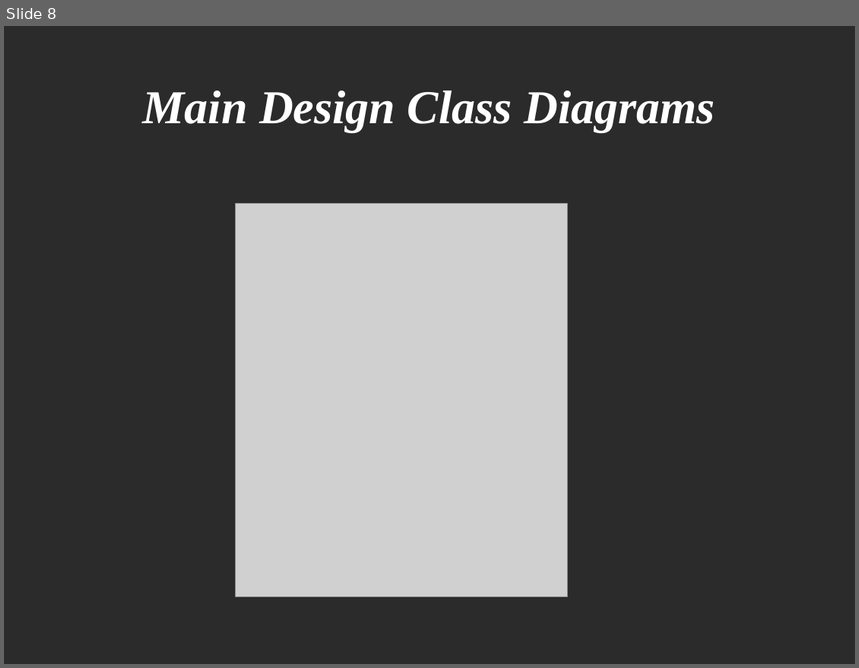
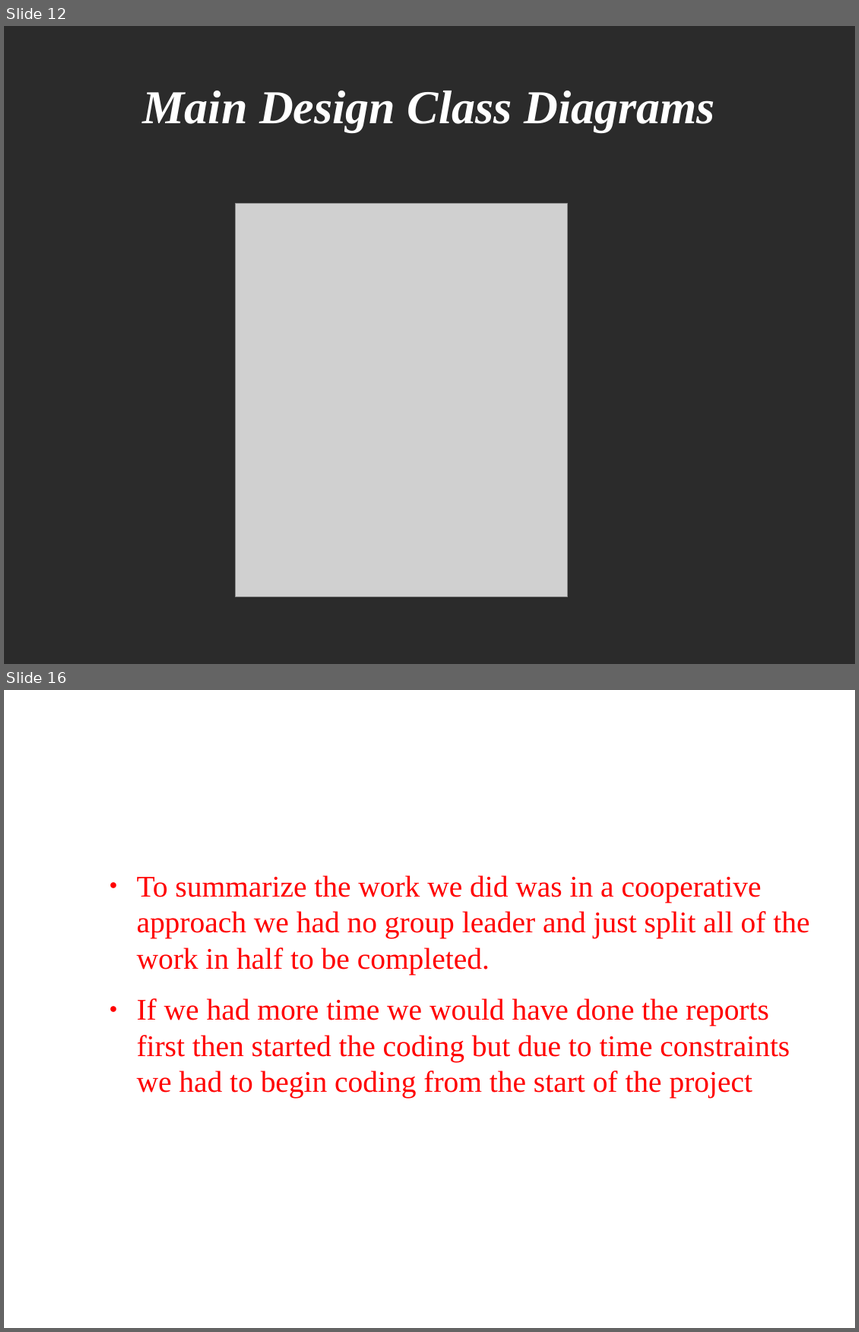
Before and after one commit to CSharkie/ucn-workshop-design-dm83-group2, a slide deck: Workshop group 2.odp. Shown one above the other, each under a label of ours: slide 8 before the commit, slides 12 and 16 after it; the slides between them are not shown. The pictures are 859x668 and 859x1332 pixels, drawn with LibreOffice and Linux fonts; fonts in the diff are those of the drawing; grey boxes stand for pictures; background and template pictures are left out; a plain dark background stands for a picture behind light text. Boxes give left, top, right and bottom in pixels: in the first picture for what was removed or moved away, otherwise in the second. Text is boxed around its words. In the diff, an @@ line names an element or a change of style, - is before the commit and + after.

```diff
--- a/Workshop group 2.odp
+++ b/Workshop group 2.odp
@@ slide 16 added at box(4, 690, 855, 1328), background picture (left out) @@
@@ title added at box(47, 716, 813, 822), 44 pt, text #FFFFFF, bold, italic @@
+Conclusion
@@ text added at box(137, 875, 810, 1098), 28 pt, text #FF0000 @@
+● To summarize the work we did was in a cooperative approach we had no group leader and just split all of the work in half to be completed.
+● If we had more time we would have done the reports first then started the coding but due to time constraints we had to begin coding from the start of the project
@@ what was slide 8 is now slide 12 @@
```
Also in this commit, not shown: 2 slides changed, 8 other slides added, 2 slides removed, 3 other files.
